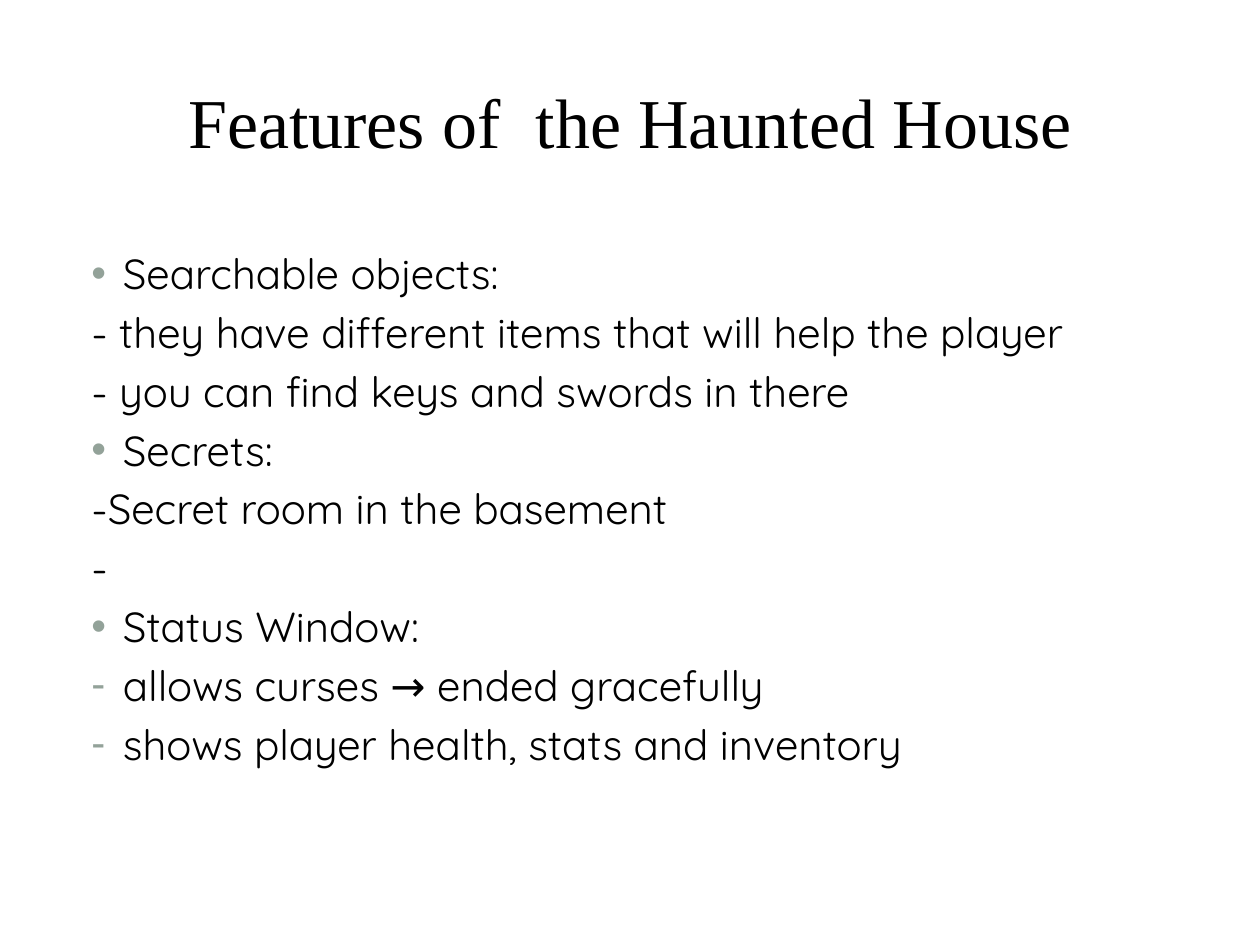
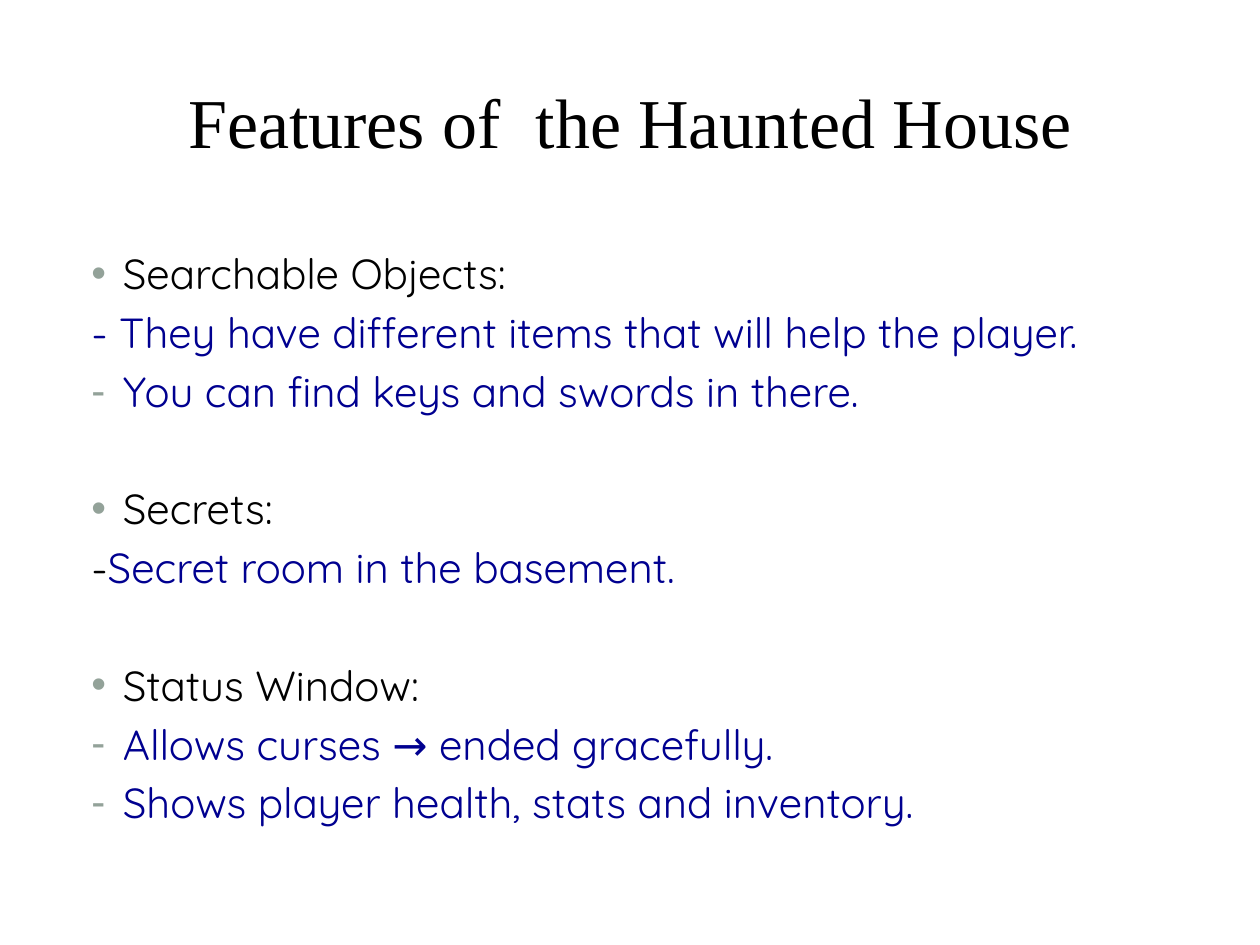
Before and after one commit to BlazeAxtrius/CM1101-Final-Game-Team09, a slide deck: slide 7 of GAME/Game-Plan-Haunted-House.pptx. Drawn at 1260x945 pixels with LibreOffice and Linux fonts; fonts in the diff are those of the drawing; background and template pictures are left out. Boxes give left, top, right and bottom in pixels: in the first picture for what was removed or moved away, otherwise in the second. Text is boxed around its words. In the diff, an @@ line names an element or a change of style, - is before the commit and + after.

```diff
--- a/GAME/Game-Plan-Haunted-House.pptx
+++ b/GAME/Game-Plan-Haunted-House.pptx
@@ text at [119, 258, 1077, 416]: text changed; text colour #000000 to #000090 @@
-• Searchable objects:
-- they have different items that will help the player
-- you can find keys and swords in there
+• Searchable Objects:
+- They have different items that will help the player.
+– You can find keys and swords in there.
@@ text at [91, 552, 674, 584]: text changed; text colour #000000 to #000090 @@
--Secret room in the basement
--
+-Secret room in the basement.
@@ text at [123, 729, 913, 827]: text changed; text colour #000000 to #000090 @@
-– allows curses → ended gracefully
-– shows player health, stats and inventory
+– Allows curses → ended gracefully.
+– Shows player health, stats and inventory.
```
Also in this commit, not shown: 6 other slides changed, 1 other file.
